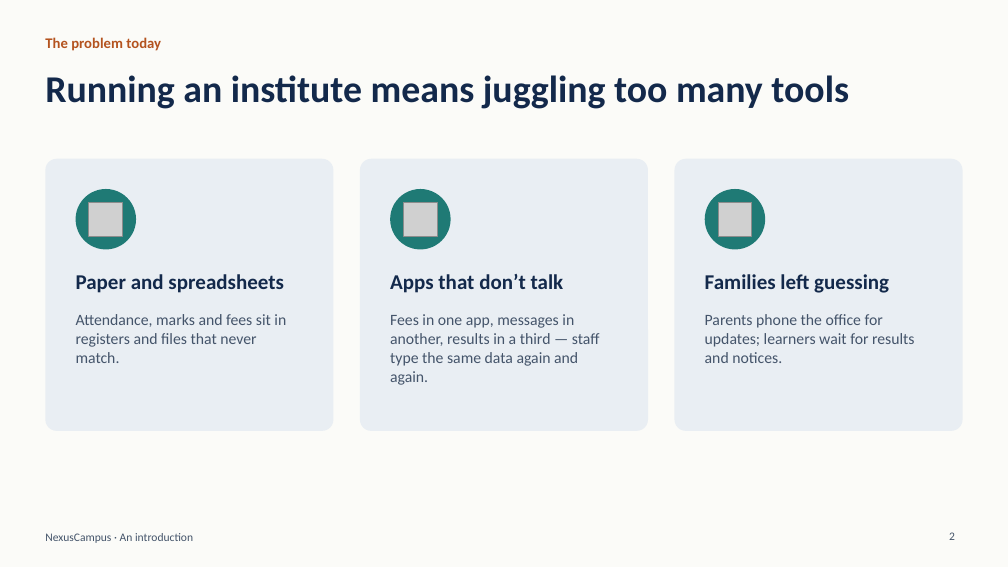
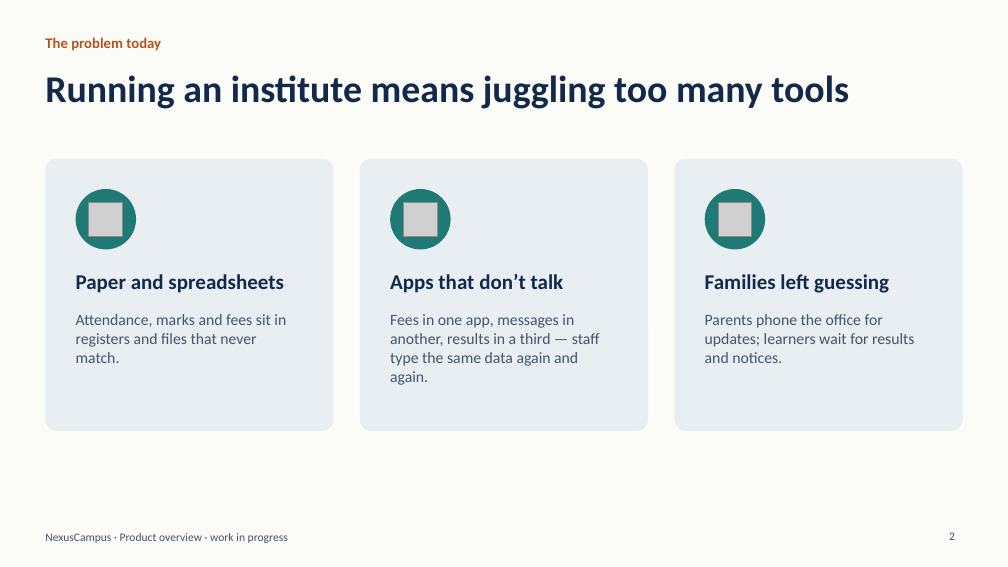
Before and after one commit to kathiravan348/NexusCampus-AI, a slide deck: slide 2 of docs/presentation/NexusCampus-Introduction.pptx. Drawn at 1008x567 pixels with LibreOffice and Linux fonts; fonts in the diff are those of the drawing; grey boxes stand for pictures. Boxes give left, top, right and bottom in pixels: in the first picture for what was removed or moved away, otherwise in the second. Text is boxed around its words. In the diff, an @@ line names an element or a change of style, - is before the commit and + after.

```diff
--- a/docs/presentation/NexusCampus-Introduction.pptx
+++ b/docs/presentation/NexusCampus-Introduction.pptx
@@ text at box(45, 533, 288, 543): text changed @@
-NexusCampus · An introduction
+NexusCampus · Product overview · work in progress
```
Also in this commit, not shown: 13 other slides changed, 11 slides added, 2 other files.
